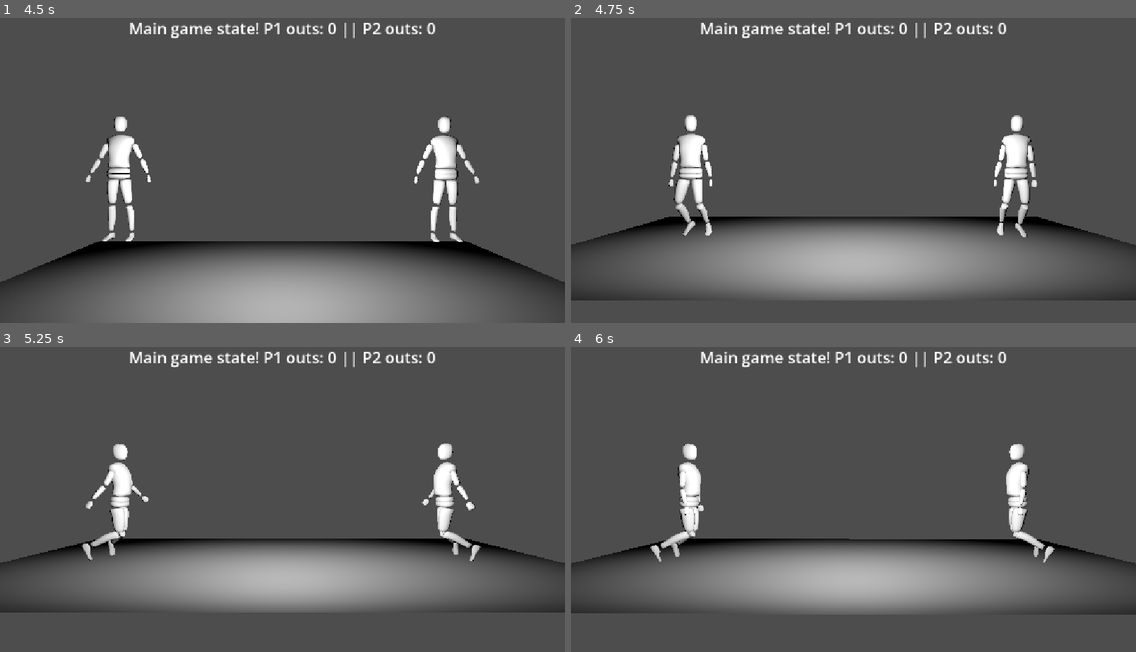
Above: before the commit, frames 1-4 (two rows, left to right).
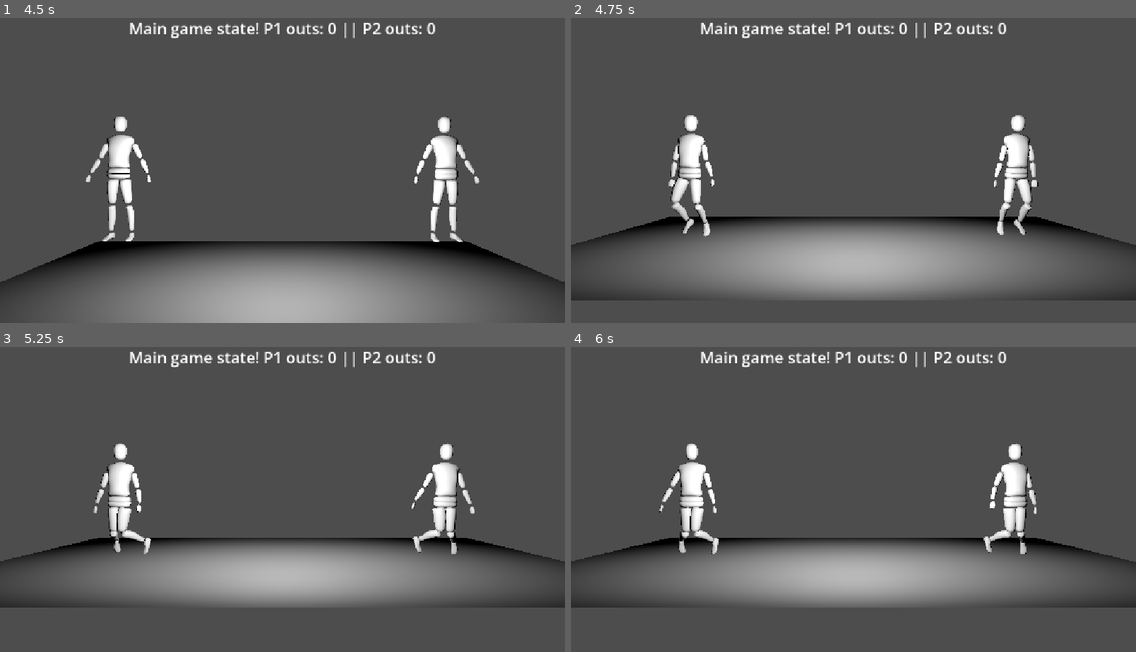
Above: after the commit, the same moments.

Repository: The-MEDINA/SNAP-back
Game: Godot game, scene res://Scenes/controlsTesting.tscn
Two runs of this game, one before a commit and one after it. Both use one fixed random seed, a clock stepped at 60 frames per second and the inputs below.
Inputs (mouse positions are in pixels of both pictures, inside the frame that each line leads up to):
- Up to frame 1 (4.5 s): tap Enter at 0.5 s; move the mouse to (406, 149) at 0.52 s; press the mouse at (406, 149) at 0.53 s; hold D (LeftThumbstickRight) 0.53-1.28 s; tap 3 (DebugStart) at 1.25 s; move the mouse to (169, 179) at 1.27 s; release the mouse at (169, 179) at 1.28 s; hold 1 (DebugPlayer1Down) 1.28-2.03 s; right-click (169, 179) at 1.35 s; move the mouse to (339, 94) at 2.02 s; hold D (LeftThumbstickRight) 2.03-2.78 s; hold Space (Select) 2.03-2.78 s; move the mouse to (254, 228) at 2.77 s; hold W (LeftThumbstickUp) 2.78-3.53 s; click (254, 228) at 2.85 s; move the mouse to (452, 213) at 3.52 s; hold Right mouse button (RightTrigger) 3.53-4.28 s; hold S (LeftThumbstickDown) from 3.53 s (still down); move the mouse to (113, 115) at 4.27 s; tap Space (Select) at 4.35 s
- Up to frame 2 (4.75 s): keep holding S (LeftThumbstickDown)
- Up to frame 3 (5.25 s): move the mouse to (310, 493) at 5.02 s; release S (LeftThumbstickDown) at 5.03 s; press the mouse at (310, 493) at 5.03 s; hold 1 (DebugPlayer1Down) from 5.03 s (still down)
- Up to frame 4 (6 s): move the mouse to (768, 414) at 5.77 s; release 1 (DebugPlayer1Down) at 5.78 s; release the mouse at (768, 414) at 5.78 s; hold D (LeftThumbstickRight) from 5.78 s (still down); right-click (768, 414) at 5.85 s

Frame 1 is identical in both runs. In frame 2, 1.3% of the frame differs, in the area x 0-100%, y 31-75%; in frame 3, 3.1%; in frame 4, 3.8%, in the area x 0-100%, y 31-88%.

Commit message:
Face button leg movement complete

Diff:
--- a/snap-back/Scripts/characterController.gd
+++ b/snap-back/Scripts/characterController.gd
@@ -3,17 +3,17 @@
 # Physics values
 @export var upperArmMovementStrength = 1.5
 @export var calfMovementStrength = 5.0
-@export var heightToRunMaintenance = 0.95
+@export var heightToRunMaintenance = 0.85
 @export var uprightMaintenanceStrength = 65.0
 @export var rotationSpeed = 10.0
-@export var rotationDamping = 300.0
-@export var bodyDamping = 0.7
+@export var rotationDamping = 600.0
+@export var bodyDamping = 0.8
 
 # Movement values
 @export var upwardCalfMovementMultiplier = 1.5
 @export var upwardCalfSplitMovementMultiplier = 0.5
 @export var calfMovementMultiplier = 250.0
-@export var calfSplitMovementMultiplier = 25.0
+@export var calfSplitMovementMultiplier = 30.0
 @export var upperArmSplitMovementMultiplier = 10.0
 @export var distanceForMaxSplitDiagonalMovement = 3.0
 
@@ -31,8 +31,8 @@
 var lastBottomB: bool
 var lastBottomX: bool
 # Variables used for holding buttons
-var buttonHoldRequiredTime = 0.15
-var buttonHoldInterval = 0.1
+var buttonHoldRequiredTime = 0.5
+var buttonHoldInterval = 0.25
 # Array for timers: [xButtonTimer, xButtonIntervalTimer] repeated
 var buttonHoldTimers = []
 # Enum for buttons, these are the index values used for buttonHoldTimers
@@ -137,7 +137,7 @@
 	# Initialize held button array
 	for i in 8:
 		buttonHoldTimers.append(buttonHoldRequiredTime)
-		buttonHoldTimers.append(buttonHoldInterval)
+		buttonHoldTimers.append(buttonHoldInterval * 2.0)
 
 # Runs on physics tick
 func _physics_process(delta: float) -> void:
@@ -149,21 +149,22 @@
 	groundedRayResult = space.intersect_ray(query)
 	grounded = groundedRayResult.size() > 0
 	# Series of function calls for handling physics and input
+	_handlePlayerInput(delta)
 	if grounded && !splitPlayers:
+		_rotateTowardTarget(otherPlayer.global_position, delta)
 		_keepUpright()
 		_reduceMovement()
-		_rotateTowardTarget(otherPlayer.global_position, delta)
 		_setTopTransform()
 	if splitPlayers:
 		_tryReconnect(delta)
-	_handlePlayerInput(delta)
 	# Update safety timer if need be
 	if safetyTimer > 0.0:
 		safetyTimer -= delta
 		if safetyTimer < 0.0:
 			safetyTimer = 0.0
 	# Update parent
-	global_position = (bottomJoint.global_position + topJoint.global_position) / 2.0
+	if !splitPlayers || (splitPlayers && otherPlayer.splitPlayers):
+		global_position = (bottomJoint.global_position + topJoint.global_position) / 2.0
 
 # Keep the body upright
 func _keepUpright() -> void:
@@ -229,9 +230,6 @@
 	var bottomLeftThumbstick = (Vector2(Input.get_joy_axis(bottomController, JOY_AXIS_LEFT_X),-Input.get_joy_axis(bottomController, JOY_AXIS_LEFT_Y))
 		if !((bottomB || bottomX) && alternateLegs) && !bottomY else
 		Vector2(_buttonHeld(bottomB, HeldButtonID.BottomB, delta) - _buttonHeld(bottomX, HeldButtonID.BottomX, delta), (1.0 if bottomY else 0.0)))
-	# If button released, swap alternate variable
-	if (!bottomX && lastBottomX) || (!bottomB && lastBottomB):
-		alternateLegs = !alternateLegs
 	# Save last button values
 	lastBottomX = bottomX
 	lastBottomB = bottomB
@@ -333,12 +331,24 @@
 			# Reset timer if needed, then figure out input
 			if buttonHoldTimers[id + 1] <= 0.0:
 				buttonHoldTimers[id + 1] = buttonHoldInterval * 2.0
+				# Alternate variable if needed
+				_alternateFaceButtonVariable(id)
 			buttonHoldTimers[id + 1] -= delta
 			return 1.0 if buttonHoldTimers[id + 1] > buttonHoldInterval else 0.0
-	# Button not pressed, reset timers
-	buttonHoldTimers[id] = buttonHoldRequiredTime
-	buttonHoldTimers[id + 1] = buttonHoldInterval * 2.0
-	return 0.0
+	else:
+		# Button not pressed, alternate variable if needed and reset timers
+		if buttonHoldTimers[id] < buttonHoldInterval && buttonHoldTimers[id] > 0:
+			_alternateFaceButtonVariable(id)
+		buttonHoldTimers[id] = buttonHoldRequiredTime
+		buttonHoldTimers[id + 1] = buttonHoldInterval * 2.0
+		return 0.0
+
+# Alternate face button variable based on button ID
+func _alternateFaceButtonVariable(id: HeldButtonID):
+	if id == HeldButtonID.BottomB || id == HeldButtonID.BottomX:
+		alternateLegs = !alternateLegs
+	elif id == HeldButtonID.TopB || id == HeldButtonID.TopX:
+		alternateArms = !alternateArms
 
 # Apply a saved offset, accounting for rotation
 func _makeRelativeToBase(baseJoint: PhysicalBone3D, offset: Vector3) -> Vector3:
